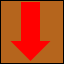
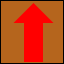
Before/after of a 64×64 layered artwork. What changed in the layer stack:
painted on "Rectangle 3" over (10, 3, 54, 61)
painted on "Rectangle 2" over (21, 2, 43, 62)
